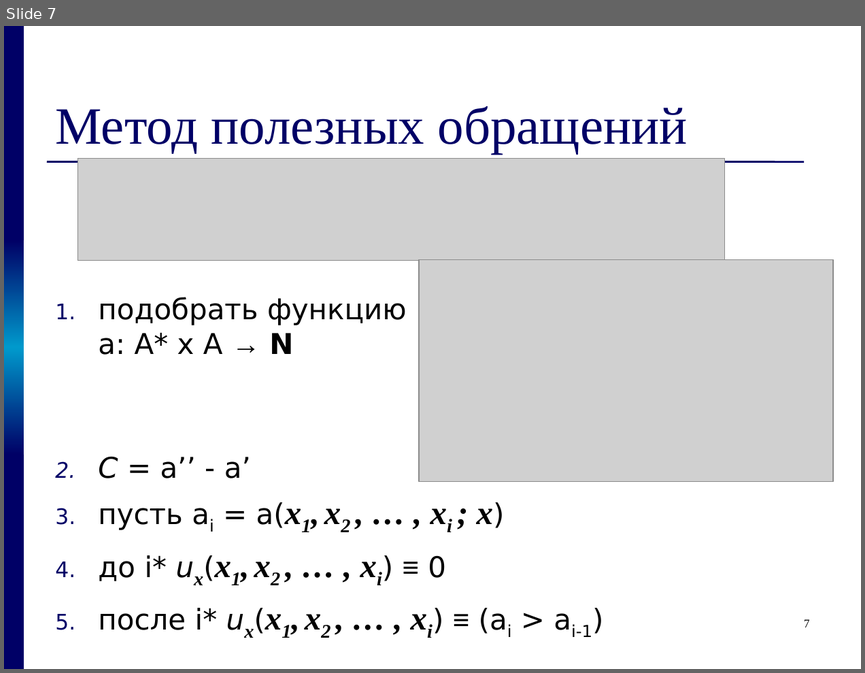
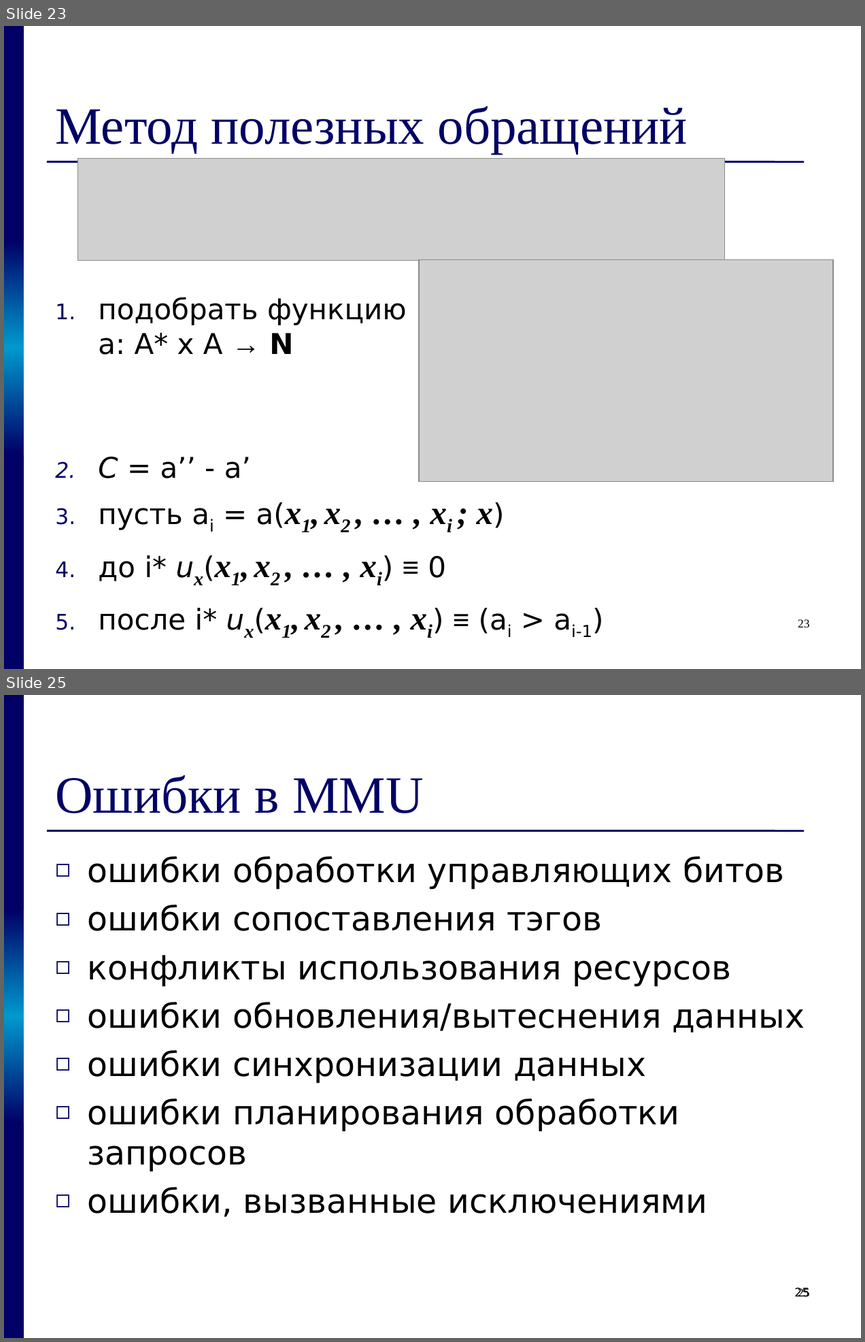
Before and after one commit to kornevgen/tesla-project, a slide deck: papers/THESIS/talks/z2611.ppt. Shown one above the other, each under a label of ours: slide 7 before the commit, slides 23 and 25 after it; the slides between them are not shown. The pictures are 865x673 and 865x1342 pixels, drawn with LibreOffice and Linux fonts; fonts in the diff are those of the drawing; grey boxes stand for pictures. Boxes give left, top, right and bottom in pixels: in the first picture for what was removed or moved away, otherwise in the second. Text is boxed around its words. In the diff, an @@ line names an element or a change of style, - is before the commit and + after.

```diff
--- a/papers/THESIS/talks/z2611.ppt
+++ b/papers/THESIS/talks/z2611.ppt
@@ slide 25 added at [4, 695, 861, 1338], background #FFFFFF; not listed: 4 template elements that a slide beside it also shows @@
@@ title added at [55, 775, 423, 813], 44 pt, text #000066 @@
+Ошибки в MMU
@@ text added at [88, 856, 804, 1217], 28 pt, text #000000 @@
+◻ ошибки обработки управляющих битов
+◻ ошибки сопоставления тэгов
+◻ конфликты использования ресурсов
+◻ ошибки обновления/вытеснения данных
+◻ ошибки синхронизации данных
+◻ ошибки планирования обработки запросов
+◻ ошибки, вызванные исключениями
@@ page number added at [794, 1287, 809, 1297], 10 pt, text #000000 @@
+25
@@ page number added at [798, 1287, 809, 1297], 10 pt, text #000000 @@
+25
@@ what was slide 7 is now slide 23 @@
@@ page number at [798, 619, 809, 627]: text changed @@
-7
+23
```
Also in this commit, not shown: 1 slide changed, 16 other slides added, 3 slides removed.
